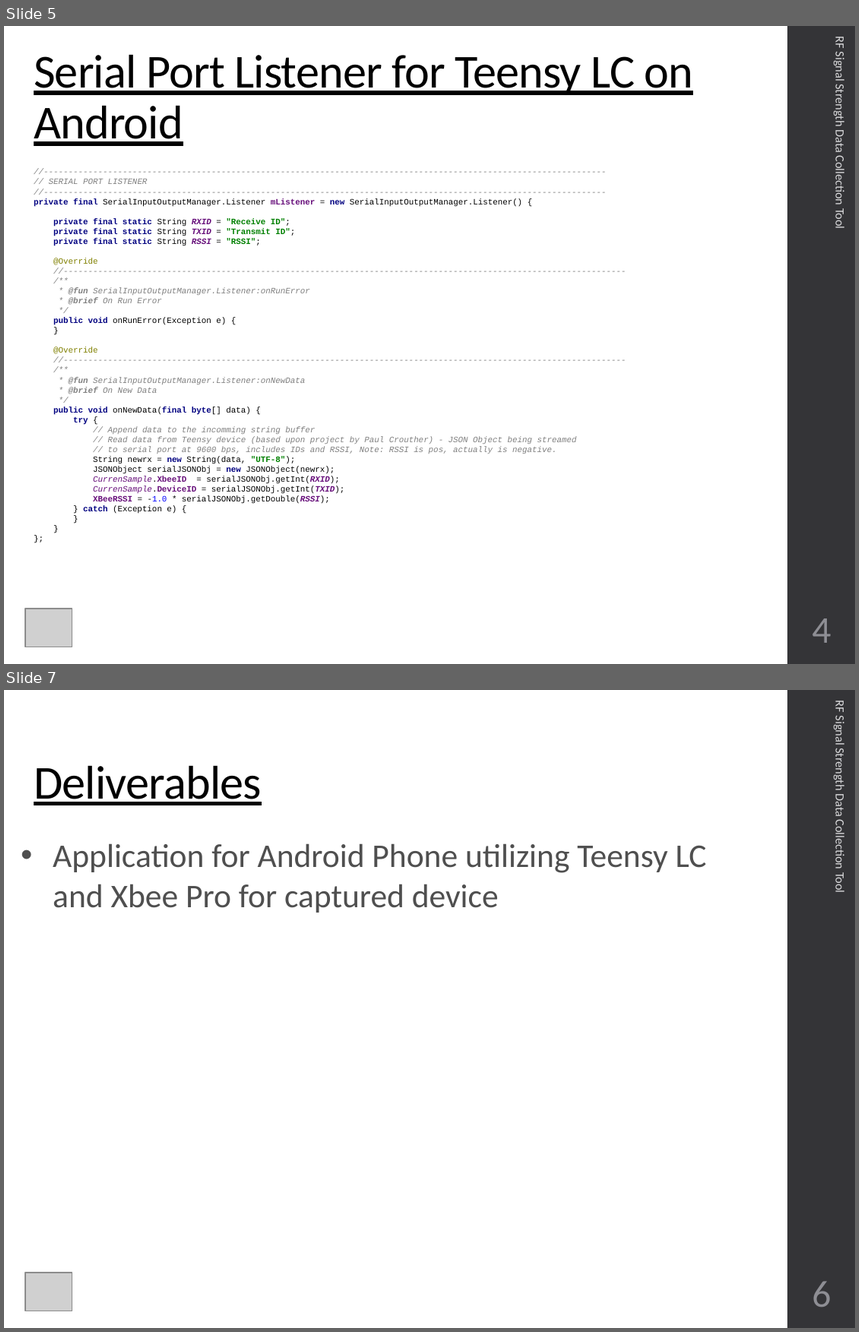
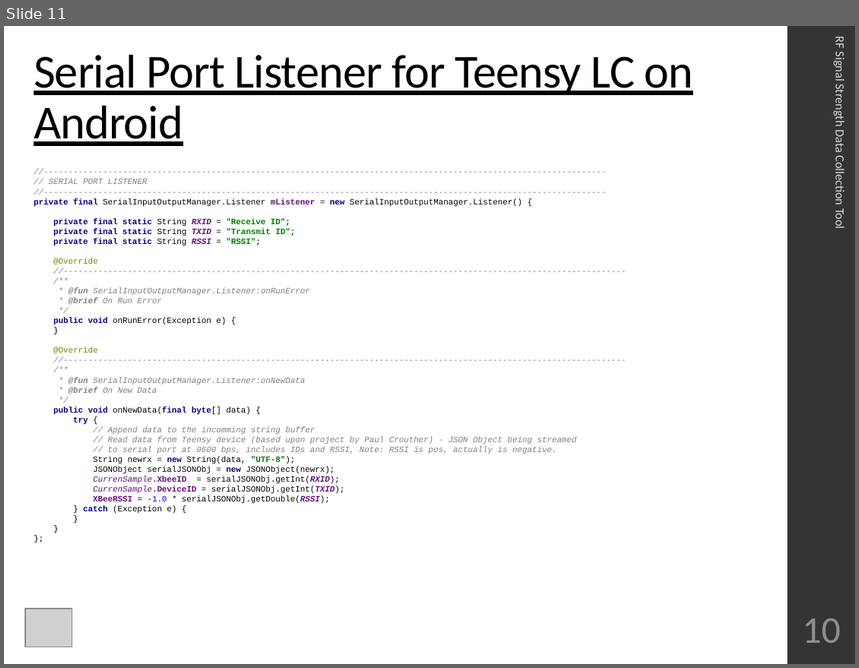
Before and after one commit to CourseReps/ECEN489-Spring2016, a slide deck: Students/johnlusher/Project_3/ECEN689_Project_3_John_Lusher.pptx. Shown one above the other, each under a label of ours: slides 5 and 7 before the commit, slide 11 after it; the slides between them are not shown. The pictures are 859x1332 and 859x668 pixels, drawn with LibreOffice and Linux fonts; fonts in the diff are those of the drawing; grey boxes stand for pictures. Boxes give left, top, right and bottom in pixels: in the first picture for what was removed or moved away, otherwise in the second. Text is boxed around its words. In the diff, an @@ line names an element or a change of style, - is before the commit and + after.

```diff
--- a/Students/johnlusher/Project_3/ECEN689_Project_3_John_Lusher.pptx
+++ b/Students/johnlusher/Project_3/ECEN689_Project_3_John_Lusher.pptx
@@ slide 7 removed at (4,690,855,1328), background #FFFFFF; not listed: 1 template element that a slide beside it also shows @@
@@ text removed at (832,701,848,892) @@
-RF Signal Strength Data Collection Tool
@@ title removed at (34,765,262,806) @@
-Deliverables
@@ text removed at (53,844,707,913) @@
-• Application for Android Phone utilizing Teensy LC and Xbee Pro for captured device
@@ picture removed at (25,1273,72,1312) @@
@@ page number removed at (812,1281,831,1307) @@
-6
@@ what was slide 5 is now slide 11 @@
@@ page number at (803,619,841,643): text changed @@
-4
+10
```
Also in this commit, not shown: 4 slides changed, 6 slides added, 6 other files.
